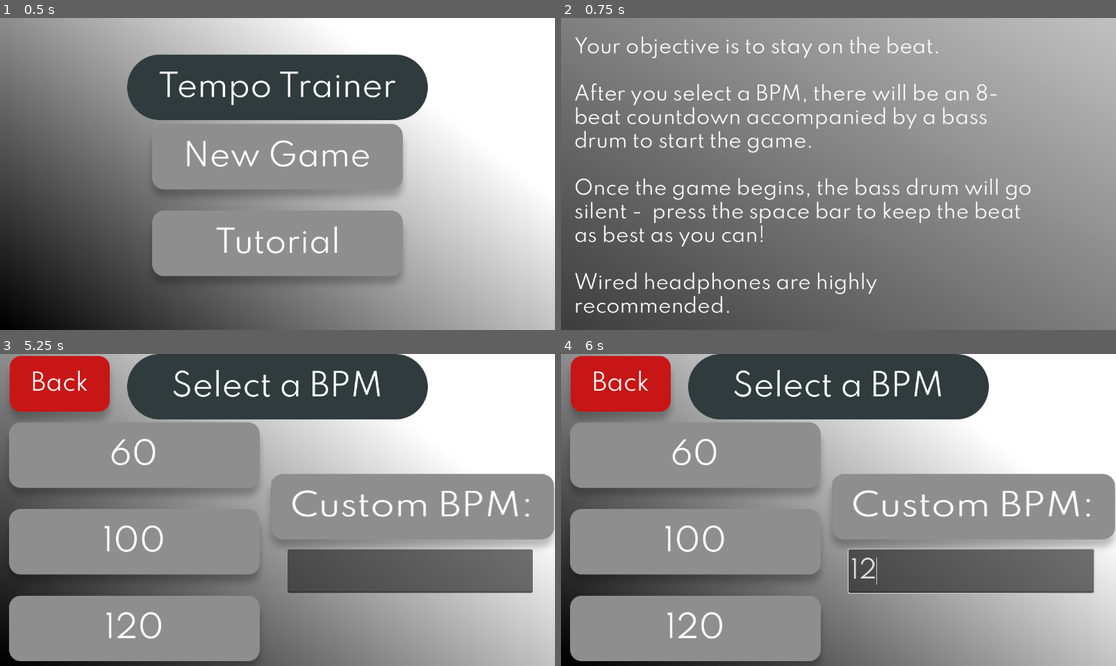
Above: before the commit, frames 1-4 (two rows, left to right).
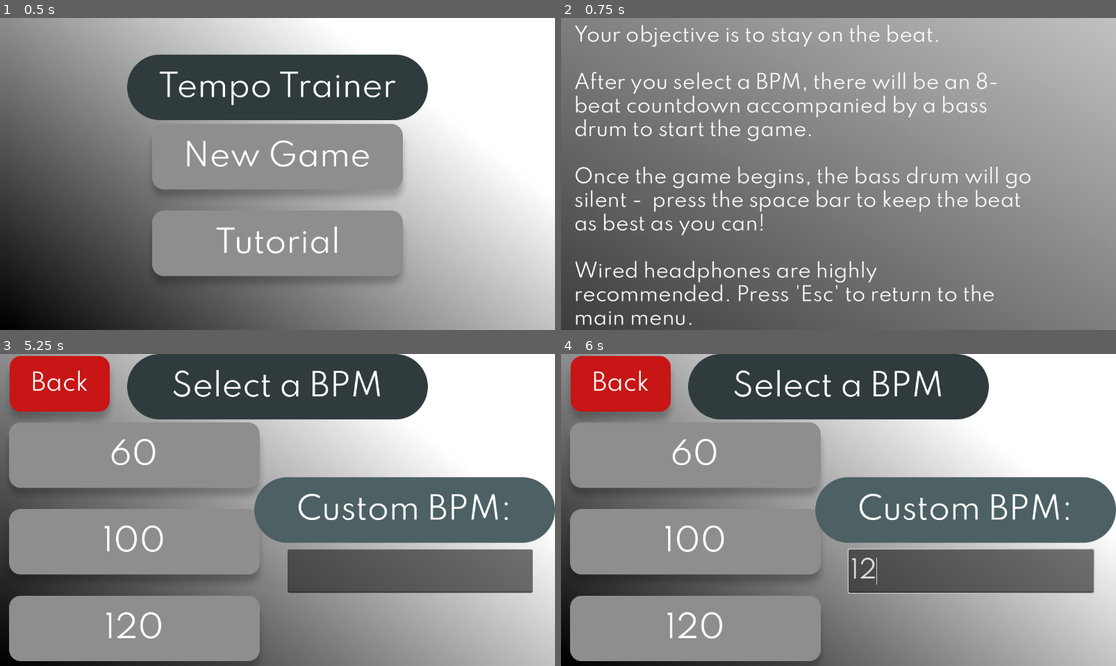
Above: after the commit, the same moments.

Repository: dbm19/tempo_trainer
Game: Godot game, scene res://main_menu.tscn
Same seed, same stepped clock (60 frames per second), same inputs: the game is played once before the commit and once after it.
Inputs (mouse positions are in pixels of both pictures, inside the frame that each line leads up to):
- Up to frame 1 (0.5 s): no input
- Up to frame 2 (0.75 s): click (838, 252) at 0.5 s
- Up to frame 3 (5.25 s): tap Enter at 1.25, 2.75, 4.25 s; move the mouse to (399, 494) at 1.27 s; tap Space (player_hit) at 1.35, 2, 2.1, 2.85, 3.5, 3.6, 4.35 s; move the mouse to (166, 525) at 2.02 s; move the mouse to (333, 441) at 2.77 s; move the mouse to (249, 572) at 3.52 s; move the mouse to (444, 556) at 4.27 s; tap Escape (escape) at 4.9 s; click (277, 500) at 5 s
- Up to frame 4 (6 s): click (971, 572) at 5.77 s; type "12" at 5.85 s

Frame 1 is identical in both runs. In frame 2, 13% of the frame differs, in the area x 2-85%, y 2-99%; in frame 3, 12%; in frame 4, 12%.

Commit message:
Added score screen data, button clickiness

Diff:
--- a/back_button.gd
+++ b/back_button.gd
@@ -12,7 +12,10 @@
 
 
 func _on_pressed() -> void:
-	get_tree().change_scene_to_file("res://main_menu.tscn")
+	if self.name == "BackButtonTwo":
+		get_tree().change_scene_to_file("res://bpm_select.tscn")
+	else:
+		get_tree().change_scene_to_file("res://main_menu.tscn")
 	Global.menu_sound.playing = true
 
 
@@ -20,4 +23,7 @@
 	icon = load("res://art_assets/back_button_hovered.png")
 
 func _on_mouse_exited() -> void:
-	icon = load("res://art_assets/back_button_hovered.png")
+	icon = load("res://art_assets/back_button.png")
+
+func _on_button_down() -> void:
+	icon = load("res://art_assets/back_button_pressed.png")
--- a/bpm_select.gd
+++ b/bpm_select.gd
@@ -16,14 +16,17 @@
 
 func _on_sixty_bpm_button_pressed() -> void:
 	Global.selected_bpm = 60
+	Global.menu_sound.playing = true
 	get_tree().change_scene_to_file("res://game_length_select.tscn")
 
 func _on_hundred_bpm_button_pressed() -> void:
 	Global.selected_bpm = 100
+	Global.menu_sound.playing = true
 	get_tree().change_scene_to_file("res://game_length_select.tscn")
 
 func _on_one_twenty_bpm_button_pressed() -> void:
 	Global.selected_bpm = 120
+	Global.menu_sound.playing = true
 	get_tree().change_scene_to_file("res://game_length_select.tscn")
 
 func _on_bpm_input_text_submitted(new_text: String) -> void:
@@ -31,6 +34,11 @@
 		Global.selected_bpm = int(new_text)
 		get_tree().change_scene_to_file("res://game_length_select.tscn")
 
+func _on_sixty_bpm_button_button_down() -> void:
+	sixty_bpm_button.icon = load("res://art_assets/60_button_pressed.png")
 
-func _on_back_button_mouse_entered() -> void:
-	pass # Replace with function body.
+func _on_hundred_bpm_button_button_down() -> void:
+	hundred_bpm_button.icon = load("res://art_assets/100_button_pressed.png")
+
+func _on_one_twenty_bpm_button_button_down() -> void:
+	one_twenty_bpm_button.icon = load("res://art_assets/120_button_pressed.png")
--- a/bpm_select.tscn
+++ b/bpm_select.tscn
@@ -107,16 +107,27 @@
 theme_override_font_sizes/font_size = 50
 
 [node name="TextureRect" type="TextureRect" parent="."]
-layout_mode = 0
-offset_left = 544.0
-offset_top = 249.0
-offset_right = 1168.0
-offset_bottom = 417.0
+layout_mode = 1
+anchors_preset = 6
+anchor_left = 1.0
+anchor_top = 0.5
+anchor_right = 1.0
+anchor_bottom = 0.5
+offset_left = -624.0
+offset_top = -68.0
+offset_bottom = 68.0
+grow_horizontal = 0
+grow_vertical = 2
 texture = ExtResource("9_aosh3")
 
+[connection signal="button_down" from="BpmButtonsContainer/SixtyBpmButton" to="." method="_on_sixty_bpm_button_button_down"]
 [connection signal="pressed" from="BpmButtonsContainer/SixtyBpmButton" to="." method="_on_sixty_bpm_button_pressed"]
+[connection signal="button_down" from="BpmButtonsContainer/HundredBpmButton" to="." method="_on_hundred_bpm_button_button_down"]
 [connection signal="pressed" from="BpmButtonsContainer/HundredBpmButton" to="." method="_on_hundred_bpm_button_pressed"]
+[connection signal="button_down" from="BpmButtonsContainer/OneTwentyBpmButton" to="." method="_on_one_twenty_bpm_button_button_down"]
 [connection signal="pressed" from="BpmButtonsContainer/OneTwentyBpmButton" to="." method="_on_one_twenty_bpm_button_pressed"]
+[connection signal="button_down" from="BackButton" to="BackButton" method="_on_button_down"]
 [connection signal="mouse_entered" from="BackButton" to="BackButton" method="_on_mouse_entered"]
+[connection signal="mouse_exited" from="BackButton" to="BackButton" method="_on_mouse_exited"]
 [connection signal="pressed" from="BackButton" to="BackButton" method="_on_pressed"]
 [connection signal="text_submitted" from="BpmInput" to="." method="_on_bpm_input_text_submitted"]
--- a/game_length_select.gd
+++ b/game_length_select.gd
@@ -1,31 +1,38 @@
 extends Control
-
 
 # Called when the node enters the scene tree for the first time.
 func _ready() -> void:
-	pass # Replace with function body.
+	pass
 
 # Called every frame. 'delta' is the elapsed time since the previous frame.
 func _process(delta: float) -> void:
 	pass
 
-func _on_back_button_pressed() -> void:
-	Global.menu_sound.playing = true
-	get_tree().change_scene_to_file("res://bpm_select.tscn")
-
 func _on_sixteen_beats_button_pressed() -> void:
 	Global.selected_length = 16
+	Global.menu_sound.playing = true
 	get_tree().change_scene_to_file("res://game.tscn")
 
 func _on_twenty_four_beats_button_pressed() -> void:
 	Global.selected_length = 24
+	Global.menu_sound.playing = true
 	get_tree().change_scene_to_file("res://game.tscn")
 
 func _on_thirty_two_beats_button_pressed() -> void:
 	Global.selected_length = 32
+	Global.menu_sound.playing = true
 	get_tree().change_scene_to_file("res://game.tscn")
 
 
 func _on_length_input_text_submitted(new_text: String) -> void:
 	Global.selected_length = int(new_text)
 	get_tree().change_scene_to_file("res://game.tscn")
+
+func _on_sixteen_beats_button_button_down() -> void:
+	get_node("BpmButtonsContainer/SixteenBeatsButton").icon = load("res://art_assets/16_beats_button_pressed.png")
+
+func _on_twenty_four_beats_button_button_down() -> void:
+	get_node("BpmButtonsContainer/TwentyFourBeatsButton").icon = load("res://art_assets/24_beats_button_pressed.png")
+
+func _on_thirty_two_beats_button_button_down() -> void:
+	get_node("BpmButtonsContainer/ThirtyTwoBeatsButton").icon = load("res://art_assets/32_beats_button_pressed.png")
--- a/game_length_select.tscn
+++ b/game_length_select.tscn
@@ -5,9 +5,9 @@
 [ext_resource type="Texture2D" uid="uid://ckbne4thlkvq2" path="res://art_assets/16_beats_button.png" id="2_4a0eh"]
 [ext_resource type="Texture2D" uid="uid://fns3qu3opnbd" path="res://art_assets/24_beats_button.png" id="3_r01ga"]
 [ext_resource type="Texture2D" uid="uid://dtprdlpsednwf" path="res://art_assets/32_beats_button.png" id="4_odft1"]
-[ext_resource type="Texture2D" uid="uid://bq8uwmko1k4uw" path="res://art_assets/custom_game_length.png" id="5_qyom4"]
 [ext_resource type="FontFile" uid="uid://ceqsmd7sr5uio" path="res://fonts/spartan/Spartan-Regular.ttf" id="7_4sn1t"]
 [ext_resource type="Texture2D" uid="uid://c8p1afn4thsat" path="res://art_assets/back_button.png" id="8_e67t2"]
+[ext_resource type="Texture2D" uid="uid://d04o0ujevrif1" path="res://art_assets/custom_length.png" id="9_he4hl"]
 [ext_resource type="Script" path="res://back_button.gd" id="9_tpicg"]
 
 [sub_resource type="Gradient" id="Gradient_i5hsn"]
@@ -79,21 +79,6 @@
 flat = true
 icon_alignment = 1
 
-[node name="CustomLength" type="TextureRect" parent="."]
-layout_mode = 1
-anchors_preset = 6
-anchor_left = 1.0
-anchor_top = 0.5
-anchor_right = 1.0
-anchor_bottom = 0.5
-offset_left = -610.0
-offset_top = -63.0
-offset_right = 10.0
-offset_bottom = 105.0
-grow_horizontal = 0
-grow_vertical = 2
-texture = ExtResource("5_qyom4")
-
 [node name="LengthInput" type="LineEdit" parent="."]
 layout_mode = 1
 anchors_preset = 6
@@ -110,7 +95,7 @@
 theme_override_fonts/font = ExtResource("7_4sn1t")
 theme_override_font_sizes/font_size = 50
 
-[node name="BackButton" type="Button" parent="."]
+[node name="BackButtonTwo" type="Button" parent="."]
 offset_right = 8.0
 offset_bottom = 8.0
 icon = ExtResource("8_e67t2")
@@ -118,8 +103,28 @@
 icon_alignment = 1
 script = ExtResource("9_tpicg")
 
+[node name="CustomLength" type="TextureRect" parent="."]
+layout_mode = 1
+anchors_preset = 6
+anchor_left = 1.0
+anchor_top = 0.5
+anchor_right = 1.0
+anchor_bottom = 0.5
+offset_left = -624.0
+offset_top = -68.0
+offset_bottom = 68.0
+grow_horizontal = 0
+grow_vertical = 2
+texture = ExtResource("9_he4hl")
+
+[connection signal="button_down" from="BpmButtonsContainer/SixteenBeatsButton" to="." method="_on_sixteen_beats_button_button_down"]
 [connection signal="pressed" from="BpmButtonsContainer/SixteenBeatsButton" to="." method="_on_sixteen_beats_button_pressed"]
+[connection signal="button_down" from="BpmButtonsContainer/TwentyFourBeatsButton" to="." method="_on_twenty_four_beats_button_button_down"]
 [connection signal="pressed" from="BpmButtonsContainer/TwentyFourBeatsButton" to="." method="_on_twenty_four_beats_button_pressed"]
+[connection signal="button_down" from="BpmButtonsContainer/ThirtyTwoBeatsButton" to="." method="_on_thirty_two_beats_button_button_down"]
 [connection signal="pressed" from="BpmButtonsContainer/ThirtyTwoBeatsButton" to="." method="_on_thirty_two_beats_button_pressed"]
 [connection signal="text_submitted" from="LengthInput" to="." method="_on_length_input_text_submitted"]
-[connection signal="pressed" from="BackButton" to="." method="_on_back_button_pressed"]
+[connection signal="button_down" from="BackButtonTwo" to="BackButtonTwo" method="_on_button_down"]
+[connection signal="mouse_entered" from="BackButtonTwo" to="BackButtonTwo" method="_on_mouse_entered"]
+[connection signal="mouse_exited" from="BackButtonTwo" to="BackButtonTwo" method="_on_mouse_exited"]
+[connection signal="pressed" from="BackButtonTwo" to="BackButtonTwo" method="_on_pressed"]
--- a/game_screen.gd
+++ b/game_screen.gd
@@ -50,6 +50,13 @@
 			print(drum_hit_array[drum_hit_array_index], " ", current_player_hit_time)
 			score_set.append(abs(player_hit_time_delta))
 
+			if player_hit_time_delta < 0:
+				Global.ahead_of_beat_total += 1
+			elif player_hit_time_delta > 0:
+				Global.behind_beat_total += 1
+			else:
+				Global.on_beat_total += 1
+
 			beat_sprite = beat_sprite_scene.instantiate()
 			rng = RandomNumberGenerator.new()
 			var sprite_positions_index = rng.randi_range(0, 5)
@@ -65,6 +72,8 @@
 			previous_sprite_position = current_sprite_position
 
 			drum_hit_array_index += 1
+			Global.average_delta += abs(player_hit_time_delta)
+			print(Global.average_delta)
 			print("Your score: ", player_hit_time_delta)
 
 		if drum_hit_array_index == drum_hit_array.size():
@@ -90,4 +99,6 @@
 			eight_count -= 1
 		if number_of_beats == -1:
 			print(score_set)
+			print(Global.selected_length)
+			Global.average_delta = Global.average_delta / Global.selected_length
 			get_tree().change_scene_to_file("res://score_screen.tscn")
--- a/global.gd
+++ b/global.gd
@@ -3,12 +3,20 @@
 var selected_bpm
 var selected_length
 var menu_sound
+var ahead_of_beat_total
+var behind_beat_total
+var on_beat_total
+var average_delta
 
 # Called when the node enters the scene tree for the first time.
 func _ready() -> void:
 	selected_bpm = 120
 	selected_length = 16
 	menu_sound = get_node("MenuSound")
+	ahead_of_beat_total = 0
+	behind_beat_total = 0
+	on_beat_total = 0
+	average_delta = 0
 
 # Called every frame. 'delta' is the elapsed time since the previous frame.
 func _process(delta: float) -> void:
--- a/main_menu.gd
+++ b/main_menu.gd
@@ -13,6 +13,7 @@
 	pass
 
 func _on_new_game_button_pressed() -> void:
+	Global.menu_sound.playing = true
 	get_tree().change_scene_to_file("res://bpm_select.tscn")
 
 func _on_new_game_button_mouse_entered() -> void:
@@ -25,6 +26,7 @@
 	new_game_button.icon = load("res://art_assets/new_game_button_pressed.png")
 
 func _on_tutorial_button_pressed() -> void:
+	Global.menu_sound.playing = true
 	get_tree().change_scene_to_file("res://tutorial.tscn")
 
 func _on_tutorial_button_mouse_entered() -> void:
--- /dev/null
+++ b/score_screen.gd
@@ -0,0 +1,23 @@
+extends Control
+
+var exactly_on_beat
+var ahead_of_beat
+var behind_beat
+var average_delta
+
+# Called when the node enters the scene tree for the first time.
+func _ready() -> void:
+	exactly_on_beat = get_node("VBoxContainer/ExactlyOnBeat")
+	ahead_of_beat = get_node("VBoxContainer/AheadOfBeat")
+	behind_beat = get_node("VBoxContainer/BehindBeat")
+	average_delta = get_node("VBoxContainer/AverageDelta")
+
+	exactly_on_beat.text = "Exactly on beat: " + str(Global.on_beat_total) + " times"
+	ahead_of_beat.text = "Ahead of beat: " + str(Global.ahead_of_beat_total) + " times"
+	behind_beat.text = "Behind the beat: " + str(Global.behind_beat_total) + " times"
+	average_delta.text = "Average delta: " + str(snapped(Global.average_delta, 0.01)) + " msec"
+	print(Global.average_delta)
+
+# Called every frame. 'delta' is the elapsed time since the previous frame.
+func _process(delta: float) -> void:
+	pass
--- a/score_screen.tscn
+++ b/score_screen.tscn
@@ -1,6 +1,8 @@
-[gd_scene load_steps=4 format=3 uid="uid://drm7q0tpulu3p"]
+[gd_scene load_steps=6 format=3 uid="uid://drm7q0tpulu3p"]
 
+[ext_resource type="Script" path="res://score_screen.gd" id="1_8y1ox"]
 [ext_resource type="Texture2D" uid="uid://dxspc7fvea2m4" path="res://art_assets/score_title.png" id="1_cbyyn"]
+[ext_resource type="FontFile" uid="uid://ceqsmd7sr5uio" path="res://fonts/spartan/Spartan-Regular.ttf" id="3_u2khb"]
 
 [sub_resource type="Gradient" id="Gradient_dog5j"]
 
@@ -16,11 +18,7 @@
 anchor_bottom = 1.0
 grow_horizontal = 2
 grow_vertical = 2
-
-[node name="Label" type="Label" parent="."]
-layout_mode = 0
-offset_right = 40.0
-offset_bottom = 23.0
+script = ExtResource("1_8y1ox")
 
 [node name="ScoreScreenBackground" type="TextureRect" parent="."]
 layout_mode = 1
@@ -30,6 +28,45 @@
 grow_horizontal = 2
 grow_vertical = 2
 texture = SubResource("GradientTexture2D_a3e4i")
+
+[node name="VBoxContainer" type="VBoxContainer" parent="."]
+layout_mode = 1
+anchors_preset = 8
+anchor_left = 0.5
+anchor_top = 0.5
+anchor_right = 0.5
+anchor_bottom = 0.5
+offset_left = -248.5
+offset_top = -98.0
+offset_right = 148.5
+offset_bottom = 98.0
+grow_horizontal = 2
+grow_vertical = 2
+alignment = 1
+
+[node name="ExactlyOnBeat" type="Label" parent="VBoxContainer"]
+layout_mode = 2
+theme_override_fonts/font = ExtResource("3_u2khb")
+theme_override_font_sizes/font_size = 40
+text = "Exactly on beat:"
+
+[node name="AheadOfBeat" type="Label" parent="VBoxContainer"]
+layout_mode = 2
+theme_override_fonts/font = ExtResource("3_u2khb")
+theme_override_font_sizes/font_size = 40
+text = "Ahead of the beat:"
+
+[node name="BehindBeat" type="Label" parent="VBoxContainer"]
+layout_mode = 2
+theme_override_fonts/font = ExtResource("3_u2khb")
+theme_override_font_sizes/font_size = 40
+text = "Behind the beat:"
+
+[node name="AverageDelta" type="Label" parent="VBoxContainer"]
+layout_mode = 2
+theme_override_fonts/font = ExtResource("3_u2khb")
+theme_override_font_sizes/font_size = 40
+text = "Average delta: "
 
 [node name="TextureRect" type="TextureRect" parent="."]
 layout_mode = 1
--- a/tutorial.tscn
+++ b/tutorial.tscn
@@ -47,5 +47,5 @@
 
 Once the game begins, the bass drum will go silent -  press the space bar to keep the beat as best as you can!
 
-Wired headphones are highly recommended."
+Wired headphones are highly recommended. Press 'Esc' to return to the main menu."
 autowrap_mode = 2
Binary file added: art_assets/100_button_pressed.png
Not shown, added: art_assets/100_button_pressed.png.import
Binary file added: art_assets/120_button_pressed.png
Not shown, added: art_assets/120_button_pressed.png.import
Binary file added: art_assets/16_beats_button_pressed.png
Not shown, added: art_assets/16_beats_button_pressed.png.import
Binary file added: art_assets/24_beats_button_pressed.png
Not shown, added: art_assets/24_beats_button_pressed.png.import
Binary file added: art_assets/32_beats_button_pressed.png
Not shown, added: art_assets/32_beats_button_pressed.png.import
Binary file added: art_assets/60_button_pressed.png
Not shown, added: art_assets/60_button_pressed.png.import
(and 4 more such lines)
